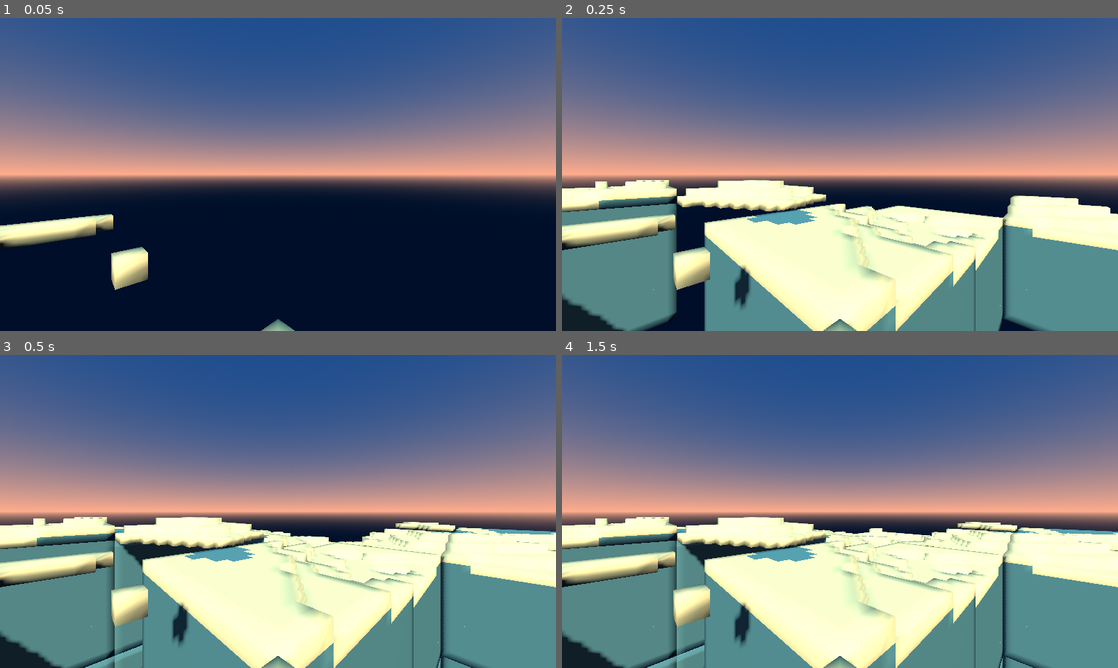
Above: before the commit, frames 1-4 (two rows, left to right).
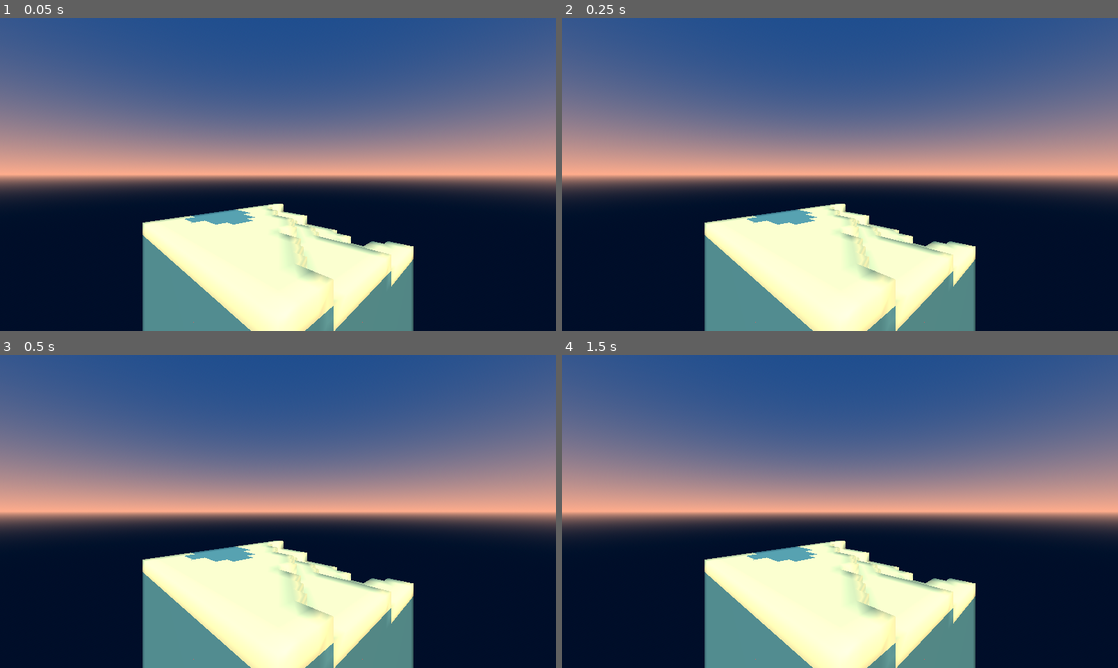
Above: after the commit, the same moments.

Repository: Lost-Rabbit-Digital/The_Voxel_Project
Game: Godot game, scene res://scenes/game.tscn
Same seed, same stepped clock (60 frames per second), same inputs: the game is played once before the commit and once after it.
Inputs (mouse positions are in pixels of both pictures, inside the frame that each line leads up to):
- Up to frame 1 (0.05 s): no input
- Up to frame 2 (0.25 s): no input
- Up to frame 3 (0.5 s): no input
- Up to frame 4 (1.5 s): move the mouse to (962, 495) at 0.52 s; hold D 0.53-1.25 s; hold E 0.53-1.25 s; click (962, 495) at 0.67 s; tap Enter at 1.25 s; drag from (728, 527) to (812, 574) at 1.27 s

The runs differ from the first frame. In frame 1, 19% of the frame differs, in the area x 0-75%, y 59-100%; in frame 2, 24%; in frame 3, 28%; in frame 4, 28%, in the area x 0-100%, y 51-100%.

Commit message:
Fixing rendering of voxels

Diff:
--- a/snc_project/scripts/environment/game_world.gd
+++ b/snc_project/scripts/environment/game_world.gd
@@ -5,19 +5,30 @@
 @onready var camera: Camera3D = $Camera3D
 
 func _ready() -> void:
-	# Wait a frame for the chunk manager to initialize
+	# Add debug prints
+	print("game_world _ready()")
+	print("Camera position:", camera.global_position if camera else "Camera not found")
+	print("ChunkManager present:", chunk_manager != null)
+
+	# Wait a frame for initialization
 	await get_tree().process_frame
-	# Initialize starting chunks around origin
+
 	if chunk_manager:
-		chunk_manager._ready()  # This will start the generation thread
-		chunk_manager.update_chunks(Vector3.ZERO)
+		# Try creating a single test chunk
+		chunk_manager.create_chunk(Vector3.ZERO)
+		print("Initial chunk created")
 
-func _process(delta: float) -> void:
-	# Update chunks based on camera position
+		# Update chunks around camera
+		chunk_manager.update_chunks(camera.global_position)
+		print("Initial chunks updated")
+		print("Active chunks:", chunk_manager.get_active_chunk_count())
+	else:
+		print("ERROR: ChunkManager not found!")
+
+func _process(_delta: float) -> void:
 	if chunk_manager and camera:
 		chunk_manager.update_chunks(camera.global_position)
 
-# Clean up when the scene exits
 func _exit_tree() -> void:
 	if chunk_manager:
-		chunk_manager._exit_tree()  # This will clean up the thread
+		chunk_manager.cleanup()
--- a/snc_project/scripts/voxels/chunk_manager.gd
+++ b/snc_project/scripts/voxels/chunk_manager.gd
@@ -5,6 +5,8 @@
 const RENDER_DISTANCE_VERTICAL := 2
 const MAX_CHUNKS_PER_FRAME := 4  # Limit chunks generated per frame
 const CHUNK_GENERATION_BATCH_SIZE = 2  # Process multiple chunks per thread iteration
+const CHUNK_LOAD_PRIORITY_DISTANCE := 2  # High priority for chunks very close to player
+const CHUNK_UNLOAD_MARGIN := 2  # Extra distance before unloading chunks
 
 var chunk_retry_queue: Array[Dictionary] = []
 const MAX_RETRY_ATTEMPTS := 3
@@ -23,19 +25,118 @@
 var chunk_cache: ChunkCache
 var save_chunks_timer: Timer
 
+var _generation_semaphore := Semaphore.new()
+var _exit_thread := false
+var material_factory: MaterialFactory
+
+# Chunk loading states
+enum ChunkState { QUEUED, GENERATING, READY, FAILED }
+var _chunk_states: Dictionary = {}
+
+# Priority queue for chunk generation
+var _generation_queue: Array[Dictionary] = []
+var _chunk_priorities: Dictionary = {}
+
 func _init() -> void:
+	# Initialize all variables
+	mutex = Mutex.new()
+	active_chunks = {}
+	chunk_retry_queue = []
+	chunk_generation_queue = []
+	chunks_to_add = []
+	_chunk_states = {}
+	_generation_queue = []
+	_chunk_priorities = {}
+	debug_enabled = true
+
+	# Initialize core components
+	material_factory = MaterialFactory.new()
 	terrain_generator = TerrainGenerator.new()
-	mesh_builder = ChunkMeshBuilder.new(MaterialFactory.new(), self)
-	mutex = Mutex.new()
+	chunk_cache = ChunkCache.new()
+
+func _ready() -> void:
+	# Initialize components that need the node to be in the scene
+	print("ChunkManager _ready()")
+
+	# Initialize core components if not already done
+	if not material_factory:
+		material_factory = MaterialFactory.new()
+	if not terrain_generator:
+		terrain_generator = TerrainGenerator.new()
+	if not chunk_cache:
+		chunk_cache = ChunkCache.new()
+
+	# Initialize mesh builder
+	mesh_builder = ChunkMeshBuilder.new(material_factory, self)
+
+	# Start generation thread
 	generation_thread = Thread.new()
-	chunk_cache = ChunkCache.new()
-
-	# Setup autosave timer
-	save_chunks_timer = Timer.new()
-	save_chunks_timer.wait_time = 30.0  # Save chunks every 30 seconds
-	save_chunks_timer.timeout.connect(_on_save_chunks_timer_timeout)
-	add_child(save_chunks_timer)
-	save_chunks_timer.start()
+	thread_running = true
+	generation_thread.start(_thread_function)
+
+	print("ChunkManager initialization complete")
+
+func _get_debug_info() -> String:
+	var info = ""
+	info += "Active chunks: %d\n" % active_chunks.size()
+	info += "Generation queue: %d\n" % chunk_generation_queue.size()
+	info += "Thread running: %s\n" % str(thread_running)
+	return info
+
+func _generate_chunk(chunk_info: Dictionary) -> void:
+	if not chunk_info:
+		return
+
+	var chunk_pos: Vector3 = chunk_info.pos
+
+	# Skip if chunk already exists
+	if chunk_pos in active_chunks:
+		return
+
+	# Try to load from cache first
+	var chunk_data = chunk_cache.load_chunk(chunk_pos)
+
+	# If not in cache, generate new chunk
+	if not chunk_data:
+		chunk_data = terrain_generator.generate_chunk_data(chunk_pos)
+
+	if chunk_data:
+		mutex.lock()
+		chunks_to_add.append({
+			"pos": chunk_pos,
+			"data": chunk_data
+		})
+		mutex.unlock()
+
+		if debug_enabled:
+			print("Generated chunk at: ", chunk_pos)
+	else:
+		# If generation failed, add to retry queue with attempt counter
+		mutex.lock()
+		chunk_retry_queue.append({
+			"pos": chunk_pos,
+			"retries": 0,
+			"timestamp": Time.get_ticks_msec()
+		})
+		mutex.unlock()
+
+func _chunk_generation_thread() -> void:
+	while not _exit_thread:
+		_generation_semaphore.wait()
+		if _exit_thread:
+			break
+
+		var chunk_info = _get_next_chunk_to_generate()
+		if chunk_info:
+			_generate_chunk(chunk_info)
+
+func _get_next_chunk_to_generate() -> Dictionary:
+	mutex.lock()
+	var result = null
+	if not _generation_queue.is_empty():
+		result = _generation_queue.pop_front()
+	mutex.unlock()
+	return result
 
 func _on_save_chunks_timer_timeout() -> void:
 	# Save all active chunks to cache
@@ -43,23 +144,30 @@
 		var chunk = active_chunks[chunk_pos]
 		chunk_cache.save_chunk(chunk_pos, chunk.data)
 
-func _ready() -> void:
-	# Start the generation thread
-	thread_running = true
-	generation_thread.start(_thread_function)
-
-func _exit_tree() -> void:
-	# Save all chunks before exiting
-	for chunk_pos in active_chunks:
-		var chunk = active_chunks[chunk_pos]
-		chunk_cache.save_chunk(chunk_pos, chunk.data)
-
-	# Clean up thread
+func _update_chunk_priorities(player_pos: Vector3) -> void:
+	var player_chunk = get_chunk_position(player_pos)
+
+	# Update priorities for all queued chunks
+	mutex.lock()
+	for chunk_info in _generation_queue:
+		var pos: Vector3 = chunk_info.pos
+		var distance = pos.distance_to(player_chunk)
+		var priority = _calculate_chunk_priority(distance)
+		chunk_info.priority = priority
+
+	# Sort queue by priority
+	_generation_queue.sort_custom(func(a, b): return a.priority > b.priority)
+	mutex.unlock()
+
+func _calculate_chunk_priority(distance: float) -> float:
+	# Higher priority for closer chunks
+	if distance <= CHUNK_LOAD_PRIORITY_DISTANCE:
+		return 1000.0 - distance  # Highest priority
+	return 100.0 - distance  # Normal priority
+
+func cleanup() -> void:
 	thread_running = false
-	generation_thread.wait_to_finish()
-
-	# Clean old cache files
-	chunk_cache.clean_cache()
+	_exit_thread = true
 
 func _thread_function() -> void:
 	while thread_running:
@@ -131,60 +239,43 @@
 
 func update_chunks(center_pos: Vector3) -> void:
 	var chunk_pos = get_chunk_position(center_pos)
-
 	if chunk_pos == last_center_chunk:
 		return
 
 	last_center_chunk = chunk_pos
+	_update_chunk_priorities(center_pos)
 
 	# Calculate needed chunks using spherical distance
-	var chunks_to_generate = []
-	for x in range(-RENDER_DISTANCE_HORIZONTAL, RENDER_DISTANCE_HORIZONTAL + 1):
-		for y in range(-RENDER_DISTANCE_VERTICAL, RENDER_DISTANCE_VERTICAL + 1):
-			for z in range(-RENDER_DISTANCE_HORIZONTAL, RENDER_DISTANCE_HORIZONTAL + 1):
+	var needed_chunks := {}
+	for x in range(-RENDER_DISTANCE_HORIZONTAL - CHUNK_UNLOAD_MARGIN,
+				   RENDER_DISTANCE_HORIZONTAL + CHUNK_UNLOAD_MARGIN + 1):
+		for y in range(-RENDER_DISTANCE_VERTICAL - CHUNK_UNLOAD_MARGIN,
+					   RENDER_DISTANCE_VERTICAL + CHUNK_UNLOAD_MARGIN + 1):
+			for z in range(-RENDER_DISTANCE_HORIZONTAL - CHUNK_UNLOAD_MARGIN,
+						   RENDER_DISTANCE_HORIZONTAL + CHUNK_UNLOAD_MARGIN + 1):
 				var new_chunk_pos = chunk_pos + Vector3(x, y, z)
 				var distance = new_chunk_pos.distance_to(chunk_pos)
 
-				# Add a small buffer to ensure complete coverage
 				if distance <= RENDER_DISTANCE_HORIZONTAL + 0.5:
-					chunks_to_generate.append({
-						"pos": new_chunk_pos,
-						"distance": distance
-					})
-
-	# Sort by exact distance for more uniform loading
-	chunks_to_generate.sort_custom(func(a, b): return a.distance < b.distance)
-
-	# Track needed chunks
-	var needed_chunks := {}
-	for chunk in chunks_to_generate:
-		needed_chunks[chunk.pos] = true
+					needed_chunks[new_chunk_pos] = true
+					if not active_chunks.has(new_chunk_pos) and \
+					   not _chunk_states.has(new_chunk_pos):
+						_queue_chunk_generation(new_chunk_pos, distance)
 
 	# Remove out-of-range chunks
 	for existing_chunk_pos in active_chunks.keys():
 		if not needed_chunks.has(existing_chunk_pos):
 			remove_chunk(existing_chunk_pos)
 
-	# Update generation queue
+func _queue_chunk_generation(chunk_pos: Vector3, distance: float) -> void:
 	mutex.lock()
-	chunk_generation_queue.clear()  # Start fresh
-
-	# First add chunks adjacent to existing chunks
-	for chunk in chunks_to_generate:
-		if not active_chunks.has(chunk.pos):
-			var has_neighbor = false
-			for offset in [Vector3.RIGHT, Vector3.LEFT, Vector3.UP, Vector3.DOWN, Vector3.FORWARD, Vector3.BACK]:
-				if active_chunks.has(chunk.pos + offset):
-					has_neighbor = true
-					break
-			if has_neighbor:
-				chunk_generation_queue.append(chunk.pos)
-
-	# Then add remaining chunks
-	for chunk in chunks_to_generate:
-		if not active_chunks.has(chunk.pos) and not chunk.pos in chunk_generation_queue:
-			chunk_generation_queue.append(chunk.pos)
-
+	if not _chunk_states.has(chunk_pos):
+		_chunk_states[chunk_pos] = ChunkState.QUEUED
+		_generation_queue.append({
+			"pos": chunk_pos,
+			"priority": _calculate_chunk_priority(distance)
+		})
+		_generation_semaphore.post()  # Signal thread to generate chunk
 	mutex.unlock()
 
 func _finalize_chunk(chunk_pos: Vector3, chunk_data: ChunkData) -> void:
--- a/snc_project/scripts/voxels/chunk_mesh_builder.gd
+++ b/snc_project/scripts/voxels/chunk_mesh_builder.gd
@@ -5,7 +5,7 @@
 const VOXEL_SIZE: float = 1.0
 var _neighbor_cache: Dictionary = {}
 
-# Face normals as simple Vector3 constants
+# Static face normals as Vector3 constants
 const NORMAL_TOP := Vector3(0, 1, 0)
 const NORMAL_BOTTOM := Vector3(0, -1, 0)
 const NORMAL_NORTH := Vector3(0, 0, 1)
@@ -22,10 +22,79 @@
 
 var material_factory: MaterialFactory
 var chunk_manager: ChunkManager
+var _arrays := []
+var _surface_tool: SurfaceTool
+
+# Face data initialized in _init
+var _face_data: Dictionary
+var _uv_arrays: Dictionary
 
 func _init(mat_factory: MaterialFactory, chunk_mgr: ChunkManager) -> void:
 	material_factory = mat_factory
 	chunk_manager = chunk_mgr
+	_initialize_face_data()
+	_initialize_uv_data()
+
+
+func _initialize_face_data() -> void:
+	_face_data = {
+		"top": {
+			"vertices": PackedVector3Array([
+				Vector3(0, 1, 0), Vector3(1, 1, 0), Vector3(1, 1, 1),  # Triangle 1
+				Vector3(0, 1, 0), Vector3(1, 1, 1), Vector3(0, 1, 1)   # Triangle 2
+			]),
+			"normal": NORMAL_TOP,
+			"check_dir": NORMAL_TOP
+		},
+		"bottom": {
+			"vertices": PackedVector3Array([
+				Vector3(0, 0, 1), Vector3(1, 0, 1), Vector3(1, 0, 0),  # Triangle 1
+				Vector3(0, 0, 1), Vector3(1, 0, 0), Vector3(0, 0, 0)   # Triangle 2
+			]),
+			"normal": NORMAL_BOTTOM,
+			"check_dir": NORMAL_BOTTOM
+		},
+		"north": {
+			"vertices": PackedVector3Array([
+				Vector3(0, 0, 1), Vector3(0, 1, 1), Vector3(1, 1, 1),  # Triangle 1
+				Vector3(0, 0, 1), Vector3(1, 1, 1), Vector3(1, 0, 1)   # Triangle 2
+			]),
+			"normal": NORMAL_NORTH,
+			"check_dir": NORMAL_NORTH
+		},
+		"south": {
+			"vertices": PackedVector3Array([
+				Vector3(1, 0, 0), Vector3(1, 1, 0), Vector3(0, 1, 0),  # Triangle 1
+				Vector3(1, 0, 0), Vector3(0, 1, 0), Vector3(0, 0, 0)   # Triangle 2
+			]),
+			"normal": NORMAL_SOUTH,
+			"check_dir": NORMAL_SOUTH
+		},
+		"east": {
+			"vertices": PackedVector3Array([
+				Vector3(1, 0, 1), Vector3(1, 1, 1), Vector3(1, 1, 0),  # Triangle 1
+				Vector3(1, 0, 1), Vector3(1, 1, 0), Vector3(1, 0, 0)   # Triangle 2
+			]),
+			"normal": NORMAL_EAST,
+			"check_dir": NORMAL_EAST
+		},
+		"west": {
+			"vertices": PackedVector3Array([
+				Vector3(0, 0, 0), Vector3(0, 1, 0), Vector3(0, 1, 1),  # Triangle 1
+				Vector3(0, 0, 0), Vector3(0, 1, 1), Vector3(0, 0, 1)   # Triangle 2
+			]),
+			"normal": NORMAL_WEST,
+			"check_dir": NORMAL_WEST
+		}
+	}
+
+func _initialize_uv_data() -> void:
+	_uv_arrays = {
+		"default": PackedVector2Array([
+			Vector2(0, 1), Vector2(1, 1), Vector2(1, 0),
+			Vector2(0, 1), Vector2(1, 0), Vector2(0, 0)
+		])
+	}
 
 func _get_vertices_for_face(face: String, base_pos: Vector3) -> PackedVector3Array:
 	var vertices = PackedVector3Array()
@@ -91,71 +160,93 @@
 		"west": return NORMAL_WEST
 	return Vector3.ZERO
 
+
 func build_mesh(chunk_data: ChunkData) -> MeshInstance3D:
-	# Use surface tool for better performance
-	var st = SurfaceTool.new()
-	st.begin(Mesh.PRIMITIVE_TRIANGLES)
-
-	var vertex_count = 0
-
-	# Process voxels
+	var surface_tool := SurfaceTool.new()
+	surface_tool.begin(Mesh.PRIMITIVE_TRIANGLES)
+
+	# Clear any previous data
+	_arrays.clear()
+
+	var vertices_added := 0
+
 	for pos in chunk_data.voxels:
 		var voxel_type = chunk_data.get_voxel(pos)
 		if voxel_type == VoxelTypes.Type.AIR:
 			continue
 
-		# Add faces to surface tool
-		for face in ["top", "bottom", "north", "south", "east", "west"]:
-			var check_pos = pos + _get_normal_for_face(face)
-			if _should_add_face(check_pos, chunk_data):
-				var face_vertices = _get_vertices_for_face(face, pos * VOXEL_SIZE)
-				var face_normal = _get_normal_for_face(face)
-				var face_uvs = _get_face_uvs(face, voxel_type)
-
-				# Add vertices to surface tool using correct method names
-				for i in range(face_vertices.size()):
-					st.set_normal(face_normal)
-					st.set_uv(face_uvs[i])
-					st.add_vertex(face_vertices[i])
-					vertex_count += 1
-
-	if vertex_count == 0:
+		var world_pos: Vector3 = pos * VOXEL_SIZE
+		_add_voxel_faces(world_pos, pos, voxel_type, chunk_data, surface_tool)
+		vertices_added += 1
+
+	if vertices_added == 0:
+		print("No vertices added to mesh")
 		return null
 
-	# Generate normals and tangents
-	st.generate_normals()
-	st.generate_tangents()
-
-	# Create mesh from surface tool
-	var mesh = st.commit()
-
-	# Apply material
+	# Generate normals and create the mesh
+	surface_tool.generate_normals()
+	surface_tool.index()
+
+	var array_mesh := surface_tool.commit()
+	if not array_mesh:
+		printerr("Failed to create array mesh")
+		return null
+
 	var material = material_factory.get_material_for_type(VoxelTypes.Type.STONE)
-	material.shading_mode = BaseMaterial3D.SHADING_MODE_PER_VERTEX
-	material.cull_mode = BaseMaterial3D.CULL_BACK
-	material.vertex_color_use_as_albedo = true
-	mesh.surface_set_material(0, material)
-
-	# Create mesh instance
-	var mesh_instance = MeshInstance3D.new()
-	mesh_instance.mesh = mesh
+	if not material:
+		printerr("Failed to get material")
+		return null
+
+	array_mesh.surface_set_material(0, material)
+
+	var mesh_instance := MeshInstance3D.new()
+	mesh_instance.mesh = array_mesh
 	mesh_instance.cast_shadow = GeometryInstance3D.SHADOW_CASTING_SETTING_ON
 	mesh_instance.gi_mode = GeometryInstance3D.GI_MODE_DYNAMIC
 
 	_add_collision(mesh_instance)
 	return mesh_instance
 
+func _add_collision(mesh_instance: MeshInstance3D) -> void:
+	var body := StaticBody3D.new()
+	var shape := ConcavePolygonShape3D.new()
+	var collision_shape := CollisionShape3D.new()
+
+	shape.set_faces(mesh_instance.mesh.get_faces())
+	collision_shape.shape = shape
+	body.add_child(collision_shape)
+	mesh_instance.add_child(body)
+
+func clear_neighbor_cache() -> void:
+	_neighbor_cache.clear()
+
+func _get_face_uvs(face_name: String, voxel_type: VoxelTypes.Type) -> PackedVector2Array:
+	# Get UV coordinates from atlas based on voxel type
+	var base_uv = UV_LOOKUP[voxel_type]
+	var uv_size = 1.0/16.0  # Assuming 16x16 texture atlas
+
+	var uvs = PackedVector2Array()
+	uvs.resize(6)  # 6 vertices per face (2 triangles)
+
+	var u = base_uv.x * uv_size
+	var v = base_uv.y * uv_size
+
+	# Standard UV mapping for a quad
+	uvs[0] = Vector2(u, v + uv_size)          # Bottom-left
+	uvs[1] = Vector2(u + uv_size, v + uv_size) # Bottom-right
+	uvs[2] = Vector2(u + uv_size, v)          # Top-right
+
+	uvs[3] = Vector2(u, v + uv_size)          # Bottom-left
+	uvs[4] = Vector2(u + uv_size, v)          # Top-right
+	uvs[5] = Vector2(u, v)                    # Top-left
+
+	return uvs
+
 func _should_add_face(pos: Vector3, chunk_data: ChunkData) -> bool:
-	# Quick bounds check
-	if pos.x < 0 or pos.x >= ChunkData.CHUNK_SIZE or \
-	   pos.y < 0 or pos.y >= ChunkData.CHUNK_SIZE or \
-	   pos.z < 0 or pos.z >= ChunkData.CHUNK_SIZE:
-
-		# Convert to world position
+	if not chunk_data.is_position_valid(pos):
 		var world_pos = chunk_data.local_to_world(pos)
 		var chunk_pos = chunk_manager.get_chunk_position(world_pos)
 
-		# Use cached chunk if available
 		if not chunk_pos in _neighbor_cache:
 			_neighbor_cache[chunk_pos] = chunk_manager.get_chunk_at_position(world_pos)
 
@@ -163,101 +254,21 @@
 		if neighbor_chunk:
 			var local_pos = neighbor_chunk.world_to_local(world_pos)
 			return neighbor_chunk.get_voxel(local_pos) == VoxelTypes.Type.AIR
-
 		return true
 
-	# Inside current chunk, add face only if neighbor is air
 	return chunk_data.get_voxel(pos) == VoxelTypes.Type.AIR
-	# Quick bounds check
-	if pos.x < 0 or pos.x >= ChunkData.CHUNK_SIZE or \
-	   pos.y < 0 or pos.y >= ChunkData.CHUNK_SIZE or \
-	   pos.z < 0 or pos.z >= ChunkData.CHUNK_SIZE:
-
-		# Convert to world position
-		var world_pos = chunk_data.local_to_world(pos)
-		var chunk_pos = chunk_manager.get_chunk_position(world_pos)
-
-		# Use cached chunk if available
-		if not chunk_pos in _neighbor_cache:
-			_neighbor_cache[chunk_pos] = chunk_manager.get_chunk_at_position(world_pos)
-
-		var neighbor_chunk = _neighbor_cache[chunk_pos]
-		if neighbor_chunk:
-			var local_pos = neighbor_chunk.world_to_local(world_pos)
-			return neighbor_chunk.get_voxel(local_pos) == VoxelTypes.Type.AIR
-
-		return true
-
-	# Inside current chunk, add face only if neighbor is air
-	return chunk_data.get_voxel(pos) == VoxelTypes.Type.AIR
-	# Check if the position is outside the current chunk bounds
-	if pos.x < 0 or pos.x >= ChunkData.CHUNK_SIZE or \
-	   pos.y < 0 or pos.y >= ChunkData.CHUNK_SIZE or \
-	   pos.z < 0 or pos.z >= ChunkData.CHUNK_SIZE:
-
-		# Convert to world position to check neighboring chunks
-		var world_pos = chunk_data.local_to_world(pos)
-		var neighbor_chunk = chunk_manager.get_chunk_at_position(world_pos)
-
-		if neighbor_chunk:
-			# Convert world position to local position in the neighboring chunk
-			var local_pos = neighbor_chunk.world_to_local(world_pos)
-			# Only add face if neighbor block is air
-			return neighbor_chunk.get_voxel(local_pos) == VoxelTypes.Type.AIR
-
-		# Add face if no neighboring chunk exists (for now)
-		return true
-
-	# Inside current chunk, add face only if neighbor is air
-	return chunk_data.get_voxel(pos) == VoxelTypes.Type.AIR
-
-func clear_neighbor_cache() -> void:
-	_neighbor_cache.clear()
-
-func _get_face_uvs(face: String, voxel_type: VoxelTypes.Type) -> PackedVector2Array:
-	var uvs = PackedVector2Array()
-	uvs.resize(6)  # Pre-allocate for 6 vertices
-
-	# Use pre-calculated UV coordinates
-	var base_uv = UV_LOOKUP[voxel_type]
-	var uv_size = 1.0/16.0
-
-	var u1 = base_uv.x * uv_size
-	var v1 = base_uv.y * uv_size
-	var u2 = u1 + uv_size
-	var v2 = v1 + uv_size
-
-	# Direct array access is faster than push_back
-	uvs[0] = Vector2(u1, v2)
-	uvs[1] = Vector2(u2, v2)
-	uvs[2] = Vector2(u2, v1)
-	uvs[3] = Vector2(u1, v2)
-	uvs[4] = Vector2(u2, v1)
-	uvs[5] = Vector2(u1, v1)
-
-	return uvs
-func _add_voxel_faces(pos: Vector3, chunk_data: ChunkData, vertices: PackedVector3Array, normals: PackedVector3Array, uvs: PackedVector2Array) -> void:
-	var world_pos = pos * VOXEL_SIZE
-	var voxel_type = chunk_data.get_voxel(pos)
-
-	for face in ["top", "bottom", "north", "south", "east", "west"]:
-		var check_pos = pos + _get_normal_for_face(face)
+
+func _add_voxel_faces(world_pos: Vector3, chunk_pos: Vector3, voxel_type: int, chunk_data: ChunkData, surface_tool: SurfaceTool) -> void:
+	for face_name in _face_data:
+		var face = _face_data[face_name]
+		var check_pos = chunk_pos + face.check_dir
+
 		if _should_add_face(check_pos, chunk_data):
-			var face_vertices = _get_vertices_for_face(face, world_pos)
-			var face_uvs = _get_face_uvs(face, voxel_type)
-
-			# Add vertices and normals
-			for i in range(face_vertices.size()):
-				vertices.push_back(face_vertices[i])
-				normals.push_back(_get_normal_for_face(face))
-				uvs.push_back(face_uvs[i])
-
-func _add_collision(mesh_instance: MeshInstance3D) -> void:
-	var body = StaticBody3D.new()
-	var shape = ConcavePolygonShape3D.new()
-	var collision_shape = CollisionShape3D.new()
-
-	shape.set_faces(mesh_instance.mesh.get_faces())
-	collision_shape.shape = shape
-	body.add_child(collision_shape)
-	mesh_instance.add_child(body)
+			var uvs = _get_face_uvs(face_name, voxel_type)
+
+			# Add vertices for the face
+			for i in range(face.vertices.size()):
+				# Set normal and UV before adding vertex
+				surface_tool.set_normal(face.normal)
+				surface_tool.set_uv(uvs[i])  # Use corresponding UV for each vertex
+				surface_tool.add_vertex(face.vertices[i] + world_pos)
Not shown, changed: SCRATCH_PAD.md
Not shown, added: snc_project/scenes/game.tscn49545378778.tmp
